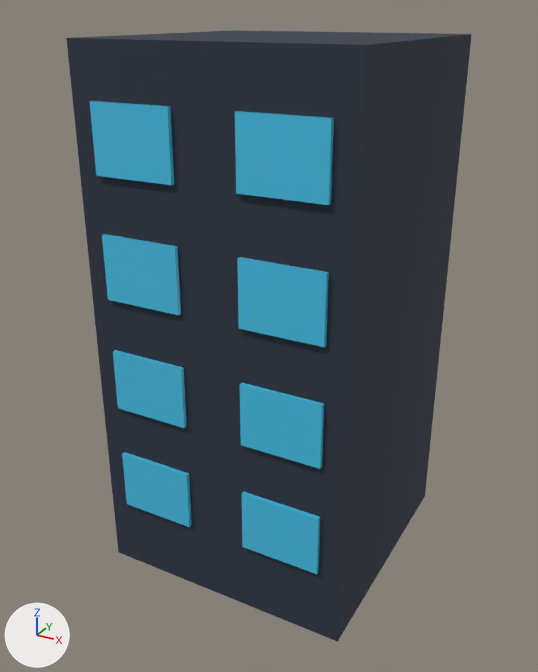
The glTF model front/public/models/predio.glb, before and after one commit.
One viewpoint serves both versions: a camera (50 mm lens) standing at (3.77, -7.16, 6.25) and looking at (-0.08, -0.17, 2.75). Arrows for +X, +Y and +Z are at lower left; the lights stay in place. The older version comes first. Where no turn or scale is listed for an object, it has been applied to the vertices.

Objects in the first picture: 'janelas', 'parede'.
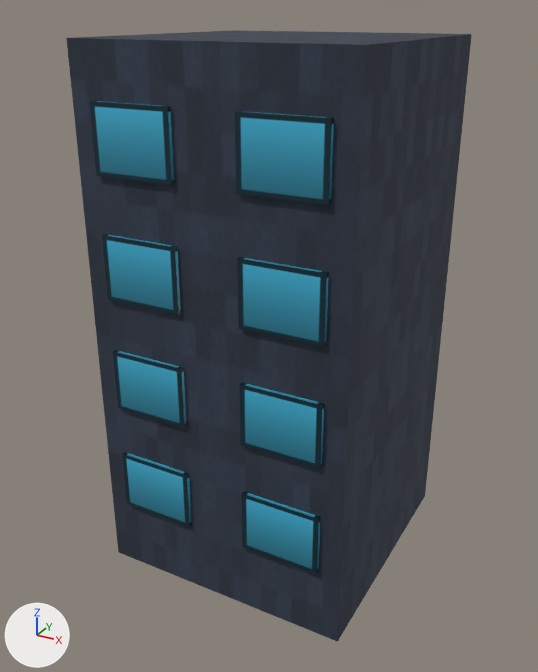
What changed in the scene script:
```text
Add img_janela:
    img_janela = load_image('janela', '_unpacked/janela', 64, 64, 'sRGB')
Change mat_janela:
    where n0 = _N.new('ShaderNodeBsdfPrincipled'); n0.name = 'Principled BSDF'
    remove n0.inputs[0].default_value = (0.0723, 0.584, 0.871, 1.0)  # 'Base Color', cyan #4cc9f0
    add n2 = _N.new('ShaderNodeMix'); n2.name = 'Mix'
    add n2.data_type = 'RGBA'
    add n2.blend_type = 'MULTIPLY'
    add n2.inputs[0].default_value = 1.0  # 'Factor'
    add n2.inputs[7].default_value = (0.0723, 0.584, 0.871, 1.0)  # 'B', cyan #4cc9f0
    add n3 = _N.new('ShaderNodeTexImage'); n3.name = 'Image Texture'
    add n3.image = img_janela
    add _L.new(n2.outputs[2], n0.inputs[0])  # 'Result' to 'Base Color'
    add _L.new(n3.outputs[0], n2.inputs[6])  # 'Color' to 'A'
```

Changed parts and their boxes (x1, y1, x2, y2) in the pictures (538 x 672 px):
'janelas', surface changed (darker)
    both: (90, 101, 334, 574)
